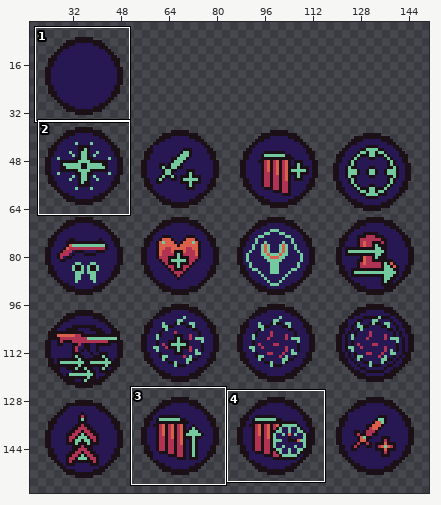
Pixel-art file: Assets/MTM/MyTextyres/UI/menuPerks.aseprite. The picture above shows the old version from afar; the outline marks the close-up.
Close-up. The starting point:
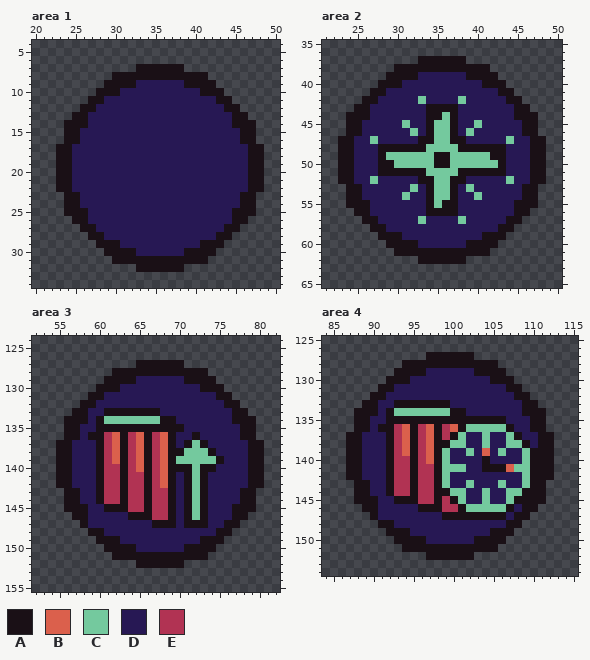
512x512 pixels, 1 frame. Shown: area 1: x 20..50, y 4..34; area 2: x 21..50, y 35..65; area 3: x 52..82, y 124..155; area 4: x 84..115, y 125..154. The wide view leaves out empty margins. The commit also changed other parts of the picture, which this record leaves out.
Palette (. is transparent): A #1a1016  B #db604c  C #74c99e  D #271854  E #b13353
Once edited:
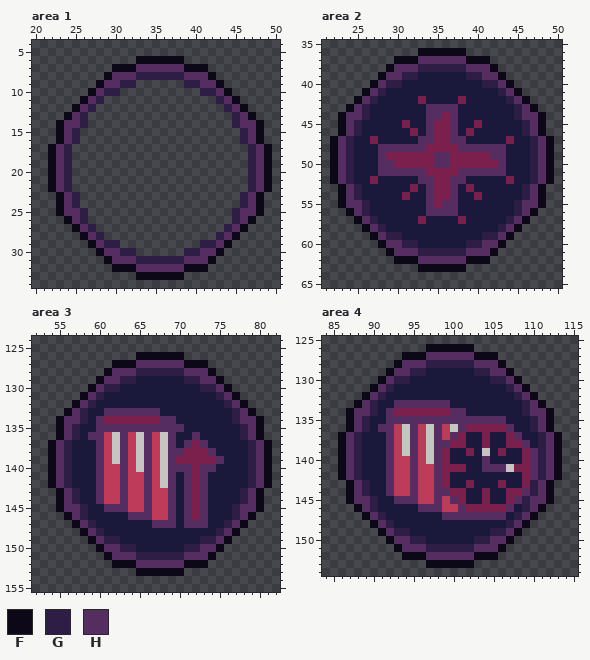
Colours new in this view: F #0c0818  G #2e1d44  H #552d60
Changes in this commit:
colour B: #db604c -> #c9c4c4
colour C: #74c99e -> #7b204d
colour D: #271854 -> #1a183b
colour E: #b13353 -> #bf3b5a
Changed rows in their new state; - is a pixel that keeps its letter.
Area 1:
first column x 22:
 6 -----------FFFFFF-----------
 7 --------FFFHHHHHHFFF--------
 8 -------FHHHGGGGGGHHHF-------
 9 ------FHHGG......GGHHF------
10 -----FHGG..........GGHF-----
11 ----FHG..............GHF----
12 ---FHG................GHF---
13 --FHG..................GHF--
14 -FHHG..................GHHF-
15 -FHG....................GHF-
16 -FHG....................GHF-
17 FHG......................GHF
18 FHG......................GHF
19 FHG......................GHF
20 FHG......................GHF
21 FHG......................GHF
22 FHG......................GHF
23 -FHG....................GHF-
24 -FHG....................GHF-
25 -FHHG..................GHHF-
26 --FHG..................GHF--
27 ---FHG................GHF---
28 ----FHG..............GHF----
29 -----FHGG..........GGHF-----
30 ------FHHGG......GGHHF------
31 -------FHHHGGGGGGHHHF-------
32 --------FFFHHHHHHFFF--------
33 -----------FFFFFF-----------
Area 2:
first column x 22:
36 -----------FFFFFF-----------
37 --------FFFHHHHHHFFF--------
38 -------FHHHGGGGGGHHHF-------
39 ------FHHGG------GGHHF------
40 -----FHGG----------GGHF-----
41 ----FHG--------------GHF----
42 ---FHG----------------GHF---
43 --FHG-------HHHH-------GHF--
44 -FHHG-------HH-H-------GHHF-
45 -FHG--------H--H--------GHF-
46 -FHG--------H--H--------GHF-
47 FHG--------HH--HH--------GHF
48 FHG---HHHHHH----HHHHHH---GHF
49 FHG---H------HH-----HH---GHF
50 FHG---HH-----HH------H---GHF
51 FHG---HHHHHH----HHHHHH---GHF
52 FHG--------HH--HH--------GHF
53 -FHG--------H--H--------GHF-
54 -FHG--------H--H--------GHF-
55 -FHHG-------H-HH-------GHHF-
56 --FHG-------HHHH-------GHF--
57 ---FHG----------------GHF---
58 ----FHG--------------GHF----
59 -----FHGG----------GGHF-----
60 ------FHHGG------GGHHF------
61 -------FHHHGGGGGGHHHF-------
62 --------FFFHHHHHHFFF--------
63 -----------FFFFFF-----------
Area 3:
first column x 54:
126 -----------FFFFFF-----------
127 --------FFFHHHHHHFFF--------
128 -------FHHHGGGGGGHHHF-------
129 ------FHHGG------GGHHF------
130 -----FHGG----------GGHF-----
131 ----FHG--------------GHF----
132 ---FHG----------------GHF---
133 --FHG--HHHHHHH---------GHF--
134 -FHHG-H-------HH-------GHHF-
135 -FHG--HHHHHHHHHHH-------GHF-
136 -FHG-HH--H--H--H--H-----GHF-
137 FHG---H--H--H--H-H-H-----GHF
138 FHG---H--H--H--HH---H----GHF
139 FHG---H--H--H--H-----H---GHF
140 FHG---H--H--H--HHH-HH----GHF
141 FHG---H--H--H--H-H-H-----GHF
142 FHG---H--H--H--H-H-H-----GHF
143 -FHG--H--H--H--H-H-H----GHF-
144 -FHG--H--H--H--H-H-H----GHF-
145 -FHHG--HHH--H--H-H-H---GHHF-
146 --FHG-----HHH--H-H-H---GHF--
147 ---FHG-------HHH-HHH--GHF---
148 ----FHG--------------GHF----
149 -----FHGG----------GGHF-----
150 ------FHHGG------GGHHF------
151 -------FHHHGGGGGGHHHF-------
152 --------FFFHHHHHHFFF--------
153 -----------FFFFFF-----------
Area 4:
first column x 86:
126 -----------FFFFFF-----------
127 --------FFFHHHHHHFFF--------
128 -------FHHHGGGGGGHHHF-------
129 ------FHHGG------GGHHF------
130 -----FHGG----------GGHF-----
131 ----FHG--------------GHF----
132 ---FHG----------------GHF---
133 --FHG--HHHHHHH---------GHF--
134 -FHHG-H-------HH-------GHHF-
135 -FHG--HHHHHHHHHHHHHHH---GHF-
136 -FHG-HH--H--H--H-----H--GHF-
137 FHG---H--H--H-H-------H--GHF
138 FHG---H--H--HH---------H-GHF
139 FHG---H--H--H-----------HGHF
140 FHG---H--H--H-----H-----HGHF
141 FHG---H--H--H-----HHH---HGHF
142 FHG---H--H--H-----------HGHF
143 -FHG--H--H--H-----------GHF-
144 -FHG--H--H--HH---------HGHF-
145 -FHHG--HHH--H-H-------HGHHF-
146 --FHG-----HHH--H-----H-GHF--
147 ---FHG-------HHHHHHHH-GHF---
148 ----FHG--------------GHF----
149 -----FHGG----------GGHF-----
150 ------FHHGG------GGHHF------
151 -------FHHHGGGGGGHHHF-------
152 --------FFFHHHHHHFFF--------
153 -----------FFFFFF-----------
Pixel boxes of the changes (left, top, right, bottom) in both close-ups:
changed: (48, 56, 272, 280)
changed: (330, 48, 554, 272)
changed: (48, 352, 272, 576)
changed: (338, 344, 562, 568)
